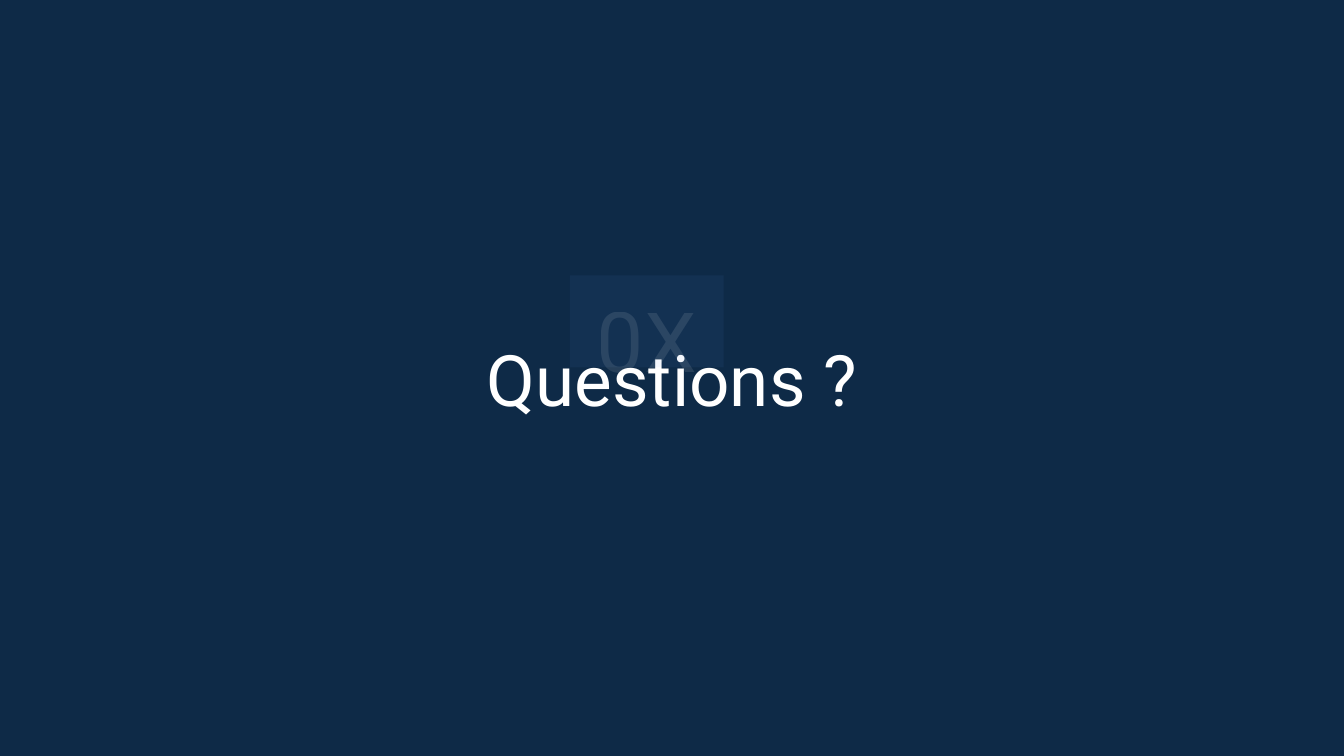
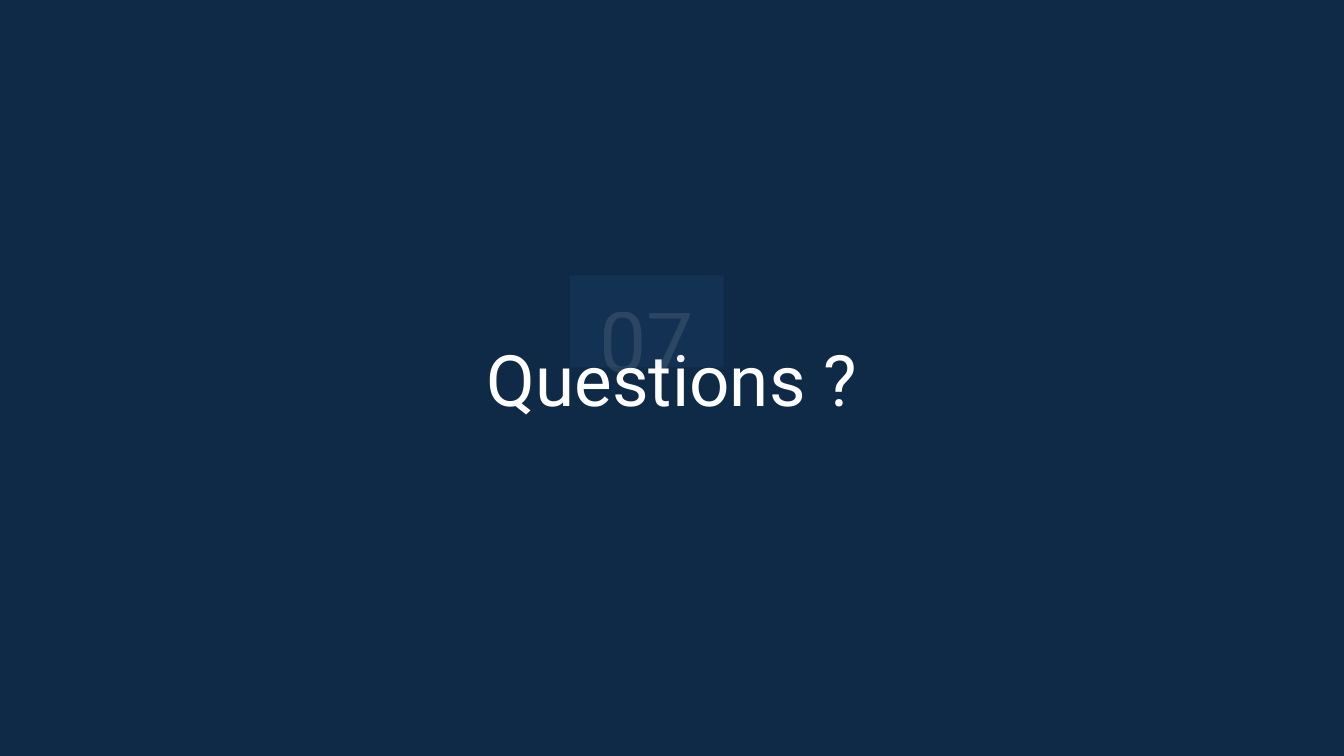
Before and after one commit to Hoferlukaslh/ScholarLog, a slide deck: slide 11 of Documentation/LHO - M5 - Présentation.pptx (slide 6 before the commit). Drawn at 1344x756 pixels with LibreOffice and Linux fonts; fonts in the diff are those of the drawing. Boxes give left, top, right and bottom in pixels: in the first picture for what was removed or moved away, otherwise in the second. Text is boxed around its words. In the diff, an @@ line names an element or a change of style, - is before the commit and + after.

```diff
--- a/Documentation/LHO - M5 - Présentation.pptx
+++ b/Documentation/LHO - M5 - Présentation.pptx
@@ text in rectangle at box(600, 355, 694, 393): text changed @@
-0X
+07
```
Also in this commit, not shown: 4 other slides changed, 6 slides added, 1 slide removed, 2 other files.
